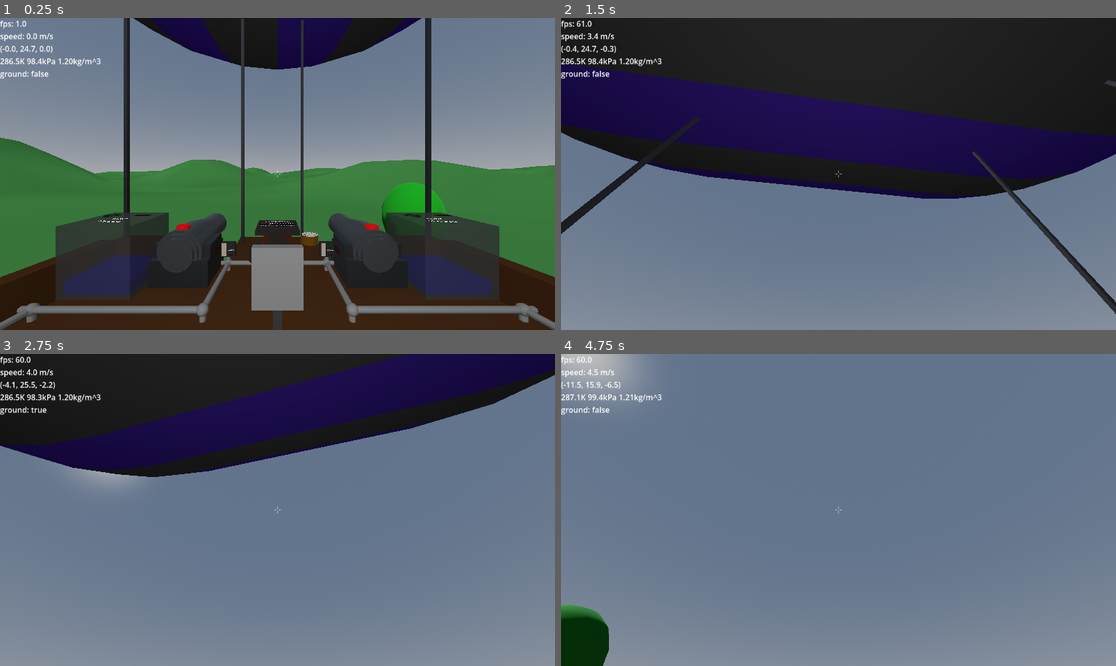
Above: before the commit, frames 1-4 (two rows, left to right).
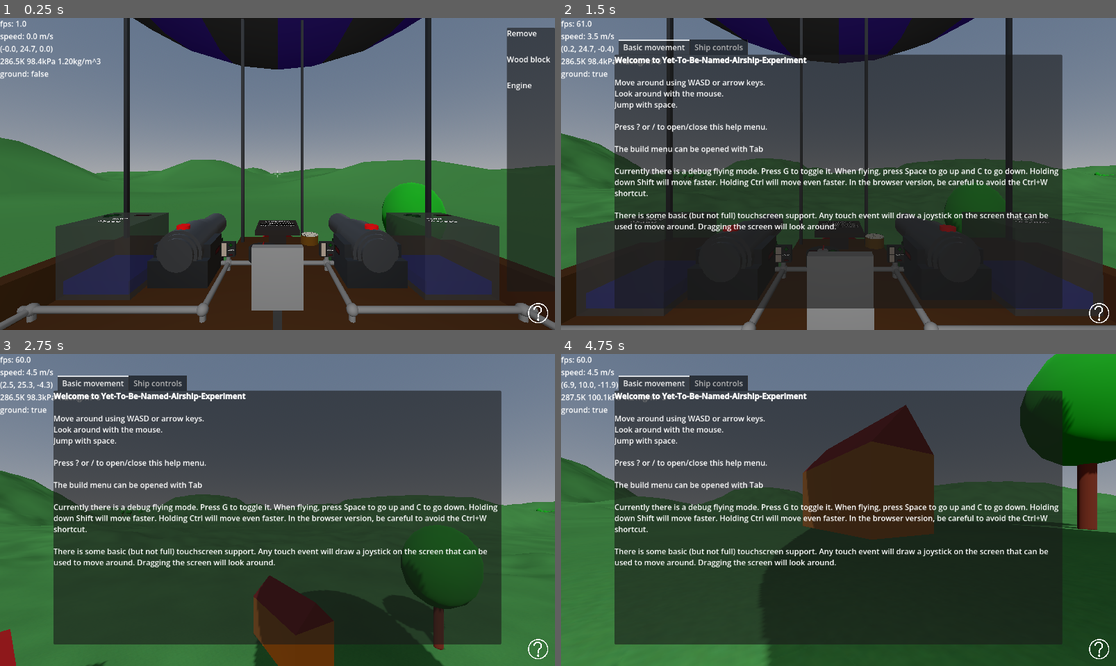
Above: after the commit, the same moments.

Repository: jmdejong/airships
Game: Godot game, scene res://scenes/world.tscn
The game is run twice, just before and just after one commit, with the same random seed, the same clock (stepped at 60 frames per second) and the same inputs.
Inputs (mouse positions are in pixels of both pictures, inside the frame that each line leads up to):
- Up to frame 1 (0.25 s): no input
- Up to frame 2 (1.5 s): click (1099, 314) at 0.52 s; move the mouse to (866, 174) at 1.27 s; hold W (forwards) from 1.28 s (still down); click (866, 174) at 1.35 s
- Up to frame 3 (2.75 s): keep holding W (forwards); move the mouse to (249, 510) at 2.02 s; tap X (detach) at 2.1 s; click (249, 510) at 2.17 s
- Up to frame 4 (4.75 s): keep holding W (forwards); move the mouse to (849, 503) at 2.77 s; tap R (reel_in) at 2.85 s; click (849, 503) at 2.92 s; move the mouse to (832, 516) at 3.52 s; tap Mouse wheel down (rotate_left) at 3.6 s; click (832, 516) at 3.67 s; move the mouse to (877, 513) at 4.27 s; hold Shift (rotate_pitch) from 4.28 s (still down); click (877, 513) at 4.42 s

The runs differ from the first frame. In frame 1, 6.7% of the frame differs, in the area x 91-100%, y 3-98%; in frame 2, 95%; in frame 3, 98%, in the area x 0-100%, y 0-100%; in frame 4, 90%.

Commit message:
jump and help works with touch

Diff:
--- /dev/null
+++ b/art/ui/detach_hook.svg
@@ -0,0 +1,40 @@
+<svg xmlns="http://www.w3.org/2000/svg" width="1000" height="1000">
+	<circle
+		fill="none"
+		stroke="white"
+		stroke-width="50"
+		id="outer"
+		cx="500"
+		cy="500"
+		r="475"
+	/>
+	<line
+	fill="none"
+	stroke="white"
+	stroke-width="50"
+	x1="170"
+	y1="830"
+	x2="300"
+	y2="700"
+	/>
+	<path
+		transform="rotate(-45, 330, 670)"
+		fill="none"
+		stroke="#F66"
+		stroke-width="50"
+		d="M 600,600
+	A 142,142 0,1,0 400,400
+	L 300,600
+	A 50,50 0,0,0 400,700
+	"
+	/>
+	<circle
+		fill="none"
+		stroke="white"
+		stroke-width="50"
+		cx="700"
+		cy="300"
+		r="180"
+	/>
+
+</svg>
--- /dev/null
+++ b/art/ui/help.svg
@@ -0,0 +1,36 @@
+<svg xmlns="http://www.w3.org/2000/svg" width="1000" height="1000">
+	<circle
+		fill="none"
+		stroke="white"
+		stroke-width="50"
+		id="outer"
+		cx="500"
+		cy="500"
+		r="475"
+	/>
+
+	<path
+		fill="none"
+		stroke="white"
+		stroke-width="70"
+		d="M 500,700
+	L 500,600
+	Q 500,550 620,450
+	A 180,180 0,1,0 300,350
+	"
+	/>
+	<circle
+		fill="white"
+		cx="500"
+		cy="820"
+		r="60"
+	/>
+	<!--<text
+		font-size="950px"
+		font-family="sans-serif"
+		fill="white"
+		x="300"
+		y="850"
+	>?
+	</text>-->
+</svg>
--- /dev/null
+++ b/art/ui/hook_attached.svg
@@ -0,0 +1,40 @@
+<svg xmlns="http://www.w3.org/2000/svg" width="1000" height="1000">
+	<circle
+		fill="none"
+		stroke="white"
+		stroke-width="50"
+		id="outer"
+		cx="500"
+		cy="500"
+		r="475"
+	/>
+	<line
+	fill="none"
+	stroke="white"
+	stroke-width="50"
+	x1="170"
+	y1="830"
+	x2="300"
+	y2="700"
+	/>
+	<path
+		fill="none"
+		stroke="white"
+		stroke-width="50"
+		d="M 600,600
+	A 142,142 0,1,0 400,400
+	L 300,600
+	A 50,50 0,0,0 400,700
+	Z
+	"
+	/>
+	<circle
+		fill="none"
+		stroke="white"
+		stroke-width="50"
+		cx="700"
+		cy="300"
+		r="180"
+	/>
+
+</svg>
--- /dev/null
+++ b/art/ui/hook_detached.svg
@@ -0,0 +1,30 @@
+<svg xmlns="http://www.w3.org/2000/svg" width="1000" height="1000">
+	<circle
+		fill="none"
+		stroke="white"
+		stroke-width="50"
+		id="outer"
+		cx="500"
+		cy="500"
+		r="475"
+	/>
+	<line
+	fill="none"
+	stroke="white"
+	stroke-width="50"
+	x1="170"
+	y1="830"
+	x2="300"
+	y2="700"
+	/>
+	<path
+		fill="none"
+		stroke="white"
+		stroke-width="50"
+		d="M 600,600
+	A 142,142 0,1,0 400,400
+	L 300,600
+	A 50,50 0,0,0 400,700
+	"
+	/>
+</svg>
--- /dev/null
+++ b/art/ui/jump.svg
@@ -0,0 +1,38 @@
+<svg xmlns="http://www.w3.org/2000/svg" width="1000" height="1000">
+	<circle
+		fill="none"
+		stroke="white"
+		stroke-width="50"
+		id="outer"
+		cx="500"
+		cy="500"
+		r="475"
+	/>
+	<line
+	fill="none"
+	stroke="white"
+	stroke-width="300"
+	x1="500"
+	y1="900"
+	x2="500"
+	y2="800"
+	/>
+	<line
+	fill="none"
+	stroke="white"
+	stroke-width="300"
+	x1="500"
+	y1="750"
+	x2="500"
+	y2="400"
+	/>
+	<path
+	fill="white"
+	d="
+	M 500,200
+	L 850,450
+	L 150,450
+	Z"
+	/>
+
+</svg>
--- /dev/null
+++ b/art/ui/reel_in.svg
@@ -0,0 +1,37 @@
+<svg xmlns="http://www.w3.org/2000/svg" width="1000" height="1000">
+	<circle
+		fill="none"
+		stroke="white"
+		stroke-width="50"
+		id="outer"
+		cx="500"
+		cy="500"
+		r="475"
+	/>
+	<line
+	fill="none"
+	stroke="white"
+	stroke-width="50"
+	x1="170"
+	y1="830"
+	x2="500"
+	y2="500"
+	/>
+	<path
+	fill="white"
+	d="
+	M 530,480
+	L 530,650
+	L 350,480
+	Z"
+	/>
+	<circle
+		fill="none"
+		stroke="white"
+		stroke-width="50"
+		cx="700"
+		cy="300"
+		r="180"
+	/>
+
+</svg>
--- a/code/player.gd
+++ b/code/player.gd
@@ -149,7 +149,7 @@
 		var platform_velocity = Vector3.ZERO
 		if used_platform != null:
 			platform_velocity = used_platform.linear_velocity
-		if Input.is_action_pressed("up") and was_on_ground and linear_velocity.y - platform_velocity.y < 1.0:
+		if (Input.is_action_pressed("up") or %UI.should_jump()) and was_on_ground and linear_velocity.y - platform_velocity.y < 1.0:
 			var jump_strength: Vector3 = Vector3(0, 350, 0)
 			apply_impulse(jump_strength, contact_point - global_position)
 			if used_platform != null:
--- a/code/ui.gd
+++ b/code/ui.gd
@@ -14,7 +14,7 @@
 		mouse_mode = value
 		if value == MouseMode.Unfocused or value == MouseMode.SelectBuild or value == MouseMode.Help:
 			Input.mouse_mode = Input.MOUSE_MODE_VISIBLE
-		else:
+		elif not $TouchUi.visible:
 			Input.mouse_mode = Input.MOUSE_MODE_CAPTURED
 		%BuildTab.visible = mouse_mode == MouseMode.SelectBuild
 		%HelpMenu.visible = mouse_mode == MouseMode.Help
@@ -23,6 +23,8 @@
 			%CrosshairTexture.texture = preload("res://textures/ui/break.png")
 		else:
 			%CrosshairTexture.texture = preload("res://textures/ui/crosshair.png")
+		if mouse_mode != MouseMode.Help:
+			get_viewport().gui_release_focus()
 
 func set_info_text(text: String) -> void:
 	%Info.text = text
@@ -40,14 +42,13 @@
 		move_view.emit(-event.relative / get_window().size.y)
 	if event is InputEventMouseMotion and Input.mouse_mode == Input.MOUSE_MODE_CAPTURED:
 		move_view.emit(event.relative * MOUSE_SENSITIVITY)
-
-func _unhandled_input(_event: InputEvent):
-
 	if Input.is_action_just_pressed("toggle_build"):
 		if mouse_mode == MouseMode.SelectBuild:
 			mouse_mode = MouseMode.Play
 		else:
 			mouse_mode = MouseMode.SelectBuild
+
+func _unhandled_input(_event: InputEvent):
 
 	if mouse_mode == MouseMode.Build and Input.is_action_just_released("rotate_left") or Input.is_action_just_released("rotate_right"):
 		var d: int = int(Input.is_action_just_released("rotate_left")) - int(Input.is_action_just_released("rotate_right"))
@@ -97,3 +98,6 @@
 
 func _on_build_tab_select_remove() -> void:
 	mouse_mode = MouseMode.Remove
+
+func should_jump() -> bool:
+	return %JumpButton.is_pressed()
--- a/project.godot
+++ b/project.godot
@@ -168,10 +168,6 @@
 ]
 }
 
-[input_devices]
-
-pointing/emulate_mouse_from_touch=false
-
 [layer_names]
 
 3d_physics/layer_3="Ships"
--- a/scenes/build_tab.tscn
+++ b/scenes/build_tab.tscn
@@ -4,11 +4,13 @@
 [ext_resource type="Script" uid="uid://bwgdnm1xngtk0" path="res://code/select_build.gd" id="3_0pqg7"]
 
 [node name="BuildTab" type="PanelContainer" unique_id=835920371]
-anchors_preset = 11
+anchors_preset = -1
 anchor_left = 1.0
 anchor_right = 1.0
 anchor_bottom = 1.0
-offset_left = -91.0
+offset_left = -100.0
+offset_top = 20.0
+offset_bottom = -100.0
 grow_horizontal = 0
 grow_vertical = 2
 script = ExtResource("1_h025f")
--- a/scenes/ui.tscn
+++ b/scenes/ui.tscn
@@ -5,6 +5,8 @@
 [ext_resource type="PackedScene" uid="uid://yrqwva1k2mo1" path="res://scenes/build_tab.tscn" id="3_p7vwb"]
 [ext_resource type="Script" uid="uid://mqsfgpsghetb" path="res://code/touch_ui.gd" id="4_ktti3"]
 [ext_resource type="Script" uid="uid://behx1e4glx3yw" path="res://code/touch_joystick.gd" id="5_cgfq5"]
+[ext_resource type="Texture2D" uid="uid://ciuwsphxgyqak" path="res://art/ui/help.svg" id="6_8dubc"]
+[ext_resource type="Texture2D" uid="uid://cg3xkxn6etddn" path="res://art/ui/jump.svg" id="6_p7vwb"]
 
 [sub_resource type="LabelSettings" id="LabelSettings_g2els"]
 font_color = Color(1, 1, 1, 0.666667)
@@ -79,10 +81,8 @@
 
 [node name="BuildTab" parent="." unique_id=835920371 instance=ExtResource("3_p7vwb")]
 unique_name_in_owner = true
-visible = false
-layout_mode = 1
-anchors_preset = -1
-offset_left = -100.0
+layout_mode = 1
+offset_bottom = -80.0
 
 [node name="TouchUi" type="Control" parent="." unique_id=1736756333]
 visible = false
@@ -95,26 +95,59 @@
 mouse_filter = 2
 script = ExtResource("4_ktti3")
 
-[node name="CenterContainer" type="CenterContainer" parent="TouchUi" unique_id=1378444291]
+[node name="MoveJoystick" type="Control" parent="TouchUi" unique_id=195016737]
+unique_name_in_owner = true
 layout_mode = 1
 anchors_preset = 2
 anchor_top = 1.0
 anchor_bottom = 1.0
-offset_left = -2.0
-offset_top = -242.0
-offset_right = 259.0
-offset_bottom = -2.0
+offset_left = 130.0
+offset_bottom = -130.0
 grow_vertical = 0
-
-[node name="MoveJoystick" type="Control" parent="TouchUi/CenterContainer" unique_id=195016737]
-unique_name_in_owner = true
+script = ExtResource("5_cgfq5")
+
+[node name="Control" type="Control" parent="TouchUi" unique_id=1534356107]
+layout_mode = 1
+anchors_preset = 7
+anchor_left = 0.5
+anchor_top = 1.0
+anchor_right = 0.5
+anchor_bottom = 1.0
+offset_left = -50.0
+offset_top = -110.0
+offset_right = 50.0
+offset_bottom = -10.0
+grow_horizontal = 2
+grow_vertical = 0
+
+[node name="JumpButton" type="TouchScreenButton" parent="TouchUi/Control" unique_id=2051938210]
+unique_name_in_owner = true
+scale = Vector2(0.1, 0.1)
+texture_normal = ExtResource("6_p7vwb")
+
+[node name="BottomBar" type="HBoxContainer" parent="." unique_id=1382868409]
+layout_mode = 1
+anchors_preset = -1
+anchor_left = 1.0
+anchor_top = 1.0
+anchor_right = 1.0
+anchor_bottom = 1.0
+offset_left = -500.0
+offset_top = -60.0
+offset_right = -10.0
+offset_bottom = -10.0
+grow_horizontal = 0
+grow_vertical = 0
+alignment = 2
+
+[node name="HelpButton" type="Button" parent="BottomBar" unique_id=1834785924]
+custom_minimum_size = Vector2(50, 50)
 layout_mode = 2
-script = ExtResource("5_cgfq5")
-
-[node name="BottomBar" type="Control" parent="." unique_id=238537840]
-anchors_preset = 0
-offset_right = 40.0
-offset_bottom = 40.0
+tooltip_text = "Open help menu"
+button_mask = 7
+icon = ExtResource("6_8dubc")
+flat = true
+expand_icon = true
 
 [node name="HelpMenu" type="TabContainer" parent="." unique_id=1281420601]
 unique_name_in_owner = true
@@ -173,3 +206,4 @@
 [connection signal="select_remove" from="BuildTab" to="." method="_on_build_tab_select_remove"]
 [connection signal="enable_touch" from="TouchUi" to="." method="enable_touch"]
 [connection signal="touch_click" from="TouchUi" to="." method="click"]
+[connection signal="pressed" from="BottomBar/HelpButton" to="." method="toggle_help"]
Not shown, added: art/ui/detach_hook.svg.import
Not shown, added: art/ui/help.svg.import
Not shown, added: art/ui/hook_attached.svg.import
Not shown, added: art/ui/hook_detached.svg.import
Not shown, added: art/ui/jump.svg.import
Not shown, added: art/ui/reel_in.svg.import
